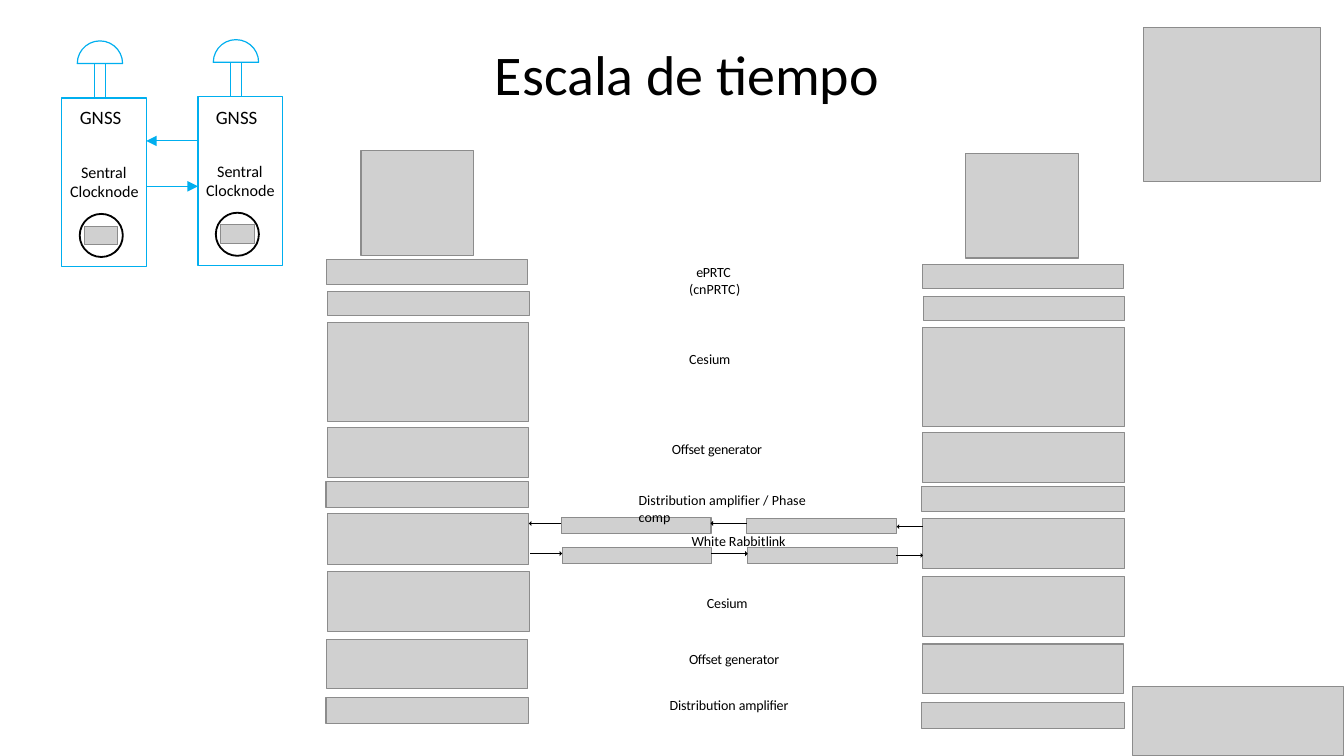
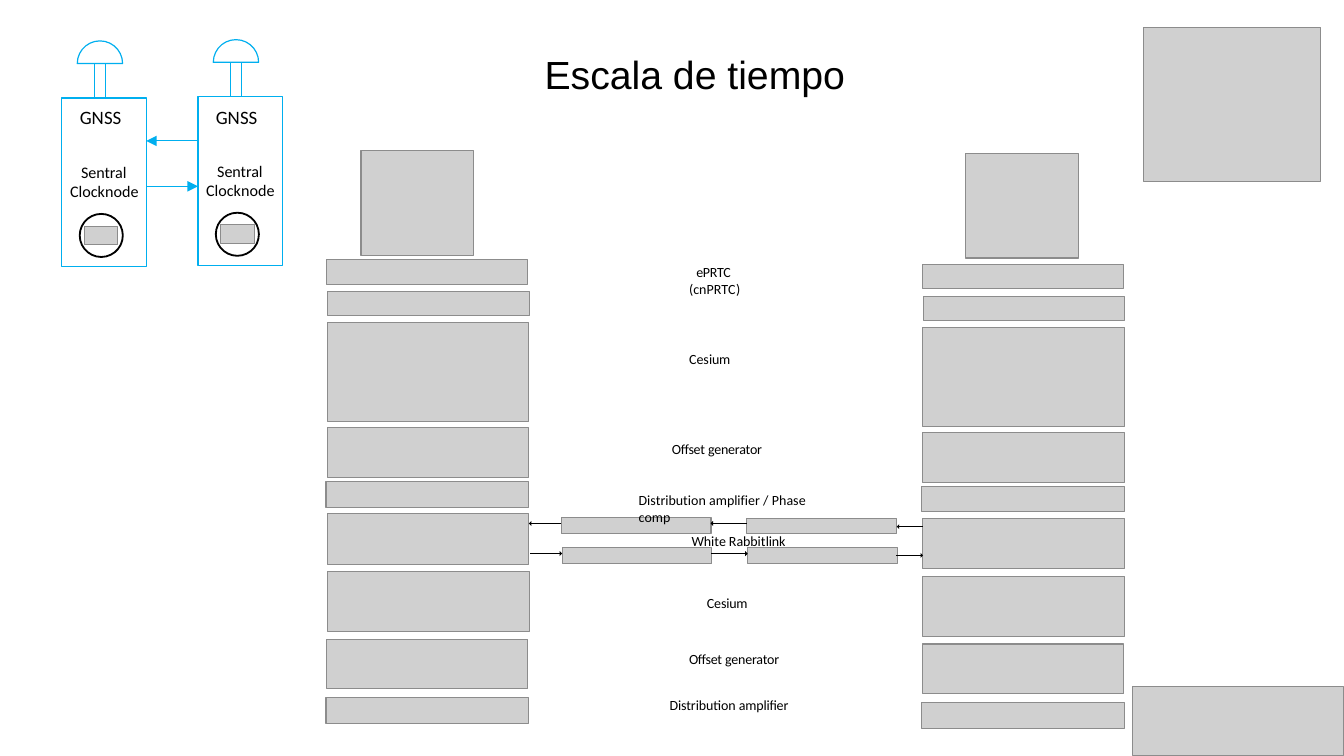
Before and after one commit to SiwaNetwork/QUANTUM, a slide deck: slide 14 of Time-Card/ДОКУМЕНТЫ/МАТЕРИАЛ СТАТЬИ/Применение в энергетике испанский.pptx. Drawn at 1344x756 pixels with LibreOffice and Linux fonts; fonts in the diff are those of the drawing; grey boxes stand for pictures. Boxes give left, top, right and bottom in pixels: in the first picture for what was removed or moved away, otherwise in the second. Text is boxed around its words. In the diff, an @@ line names an element or a change of style, - is before the commit and + after.

```diff
--- a/Time-Card/ДОКУМЕНТЫ/МАТЕРИАЛ СТАТЬИ/Применение в энергетике испанский.pptx
+++ b/Time-Card/ДОКУМЕНТЫ/МАТЕРИАЛ СТАТЬИ/Применение в энергетике испанский.pptx
@@ title "Escala de tiempo": place and size @@
-title "Escala de tiempo" at box(495, 56, 879, 104)
+title "Escala de tiempo" at box(545, 60, 845, 97)
@@ title "Escala de tiempo" at box(545, 60, 845, 97): size 40 to 28 pt, font Calibri to Arial @@
```
Also in this commit, not shown: 16 other slides changed, 4 other files.
